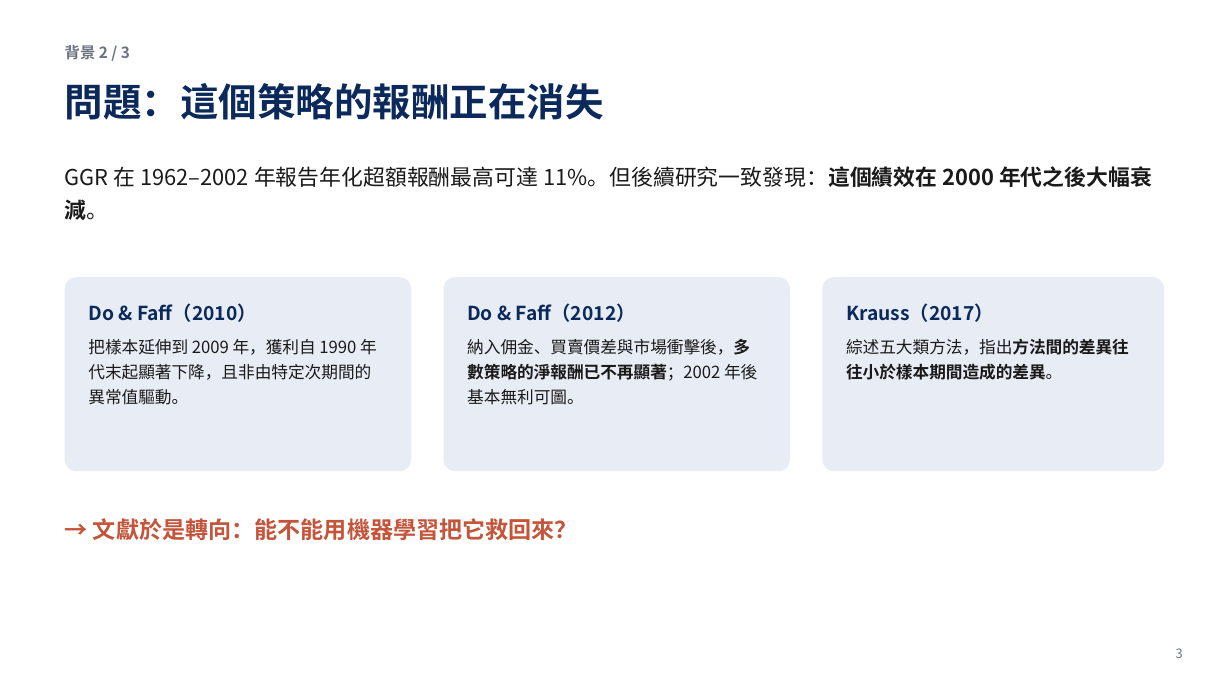
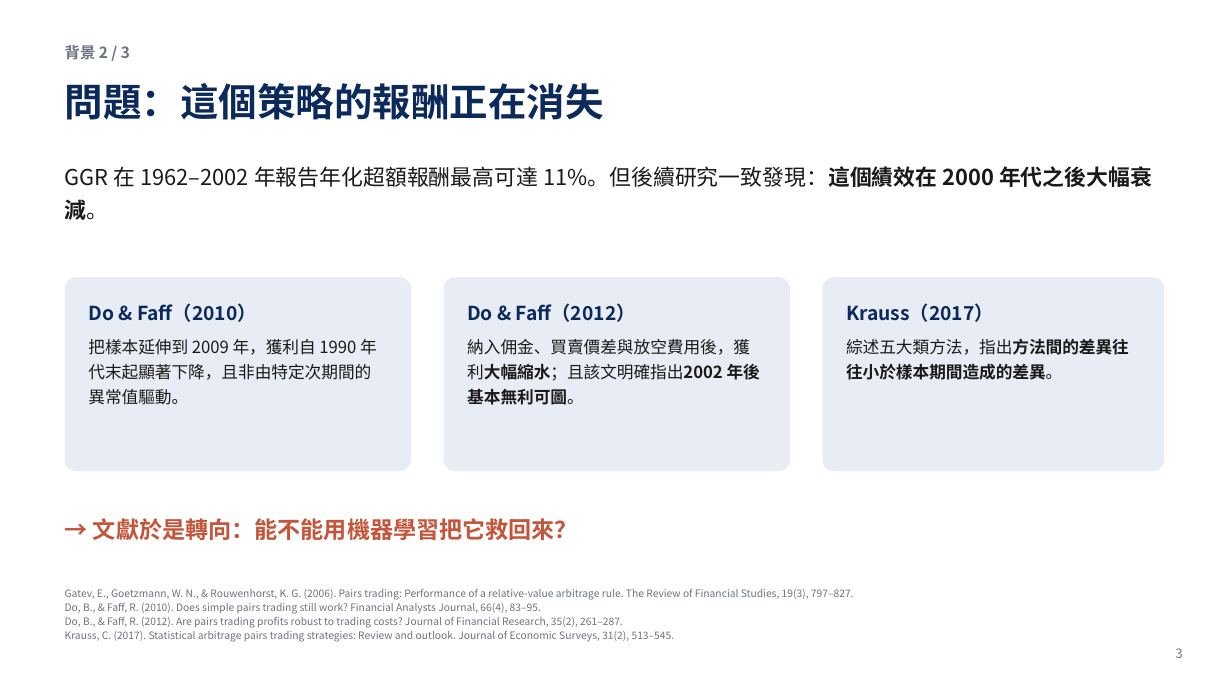
Before and after one commit to LerajieAsta/pairtrade_trainingproject, a slide deck: slide 3 of thesis/口試簡報.pptx. Drawn at 1232x693 pixels with LibreOffice and Linux fonts; fonts in the diff are those of the drawing. Boxes give left, top, right and bottom in pixels: in the first picture for what was removed or moved away, otherwise in the second. Text is boxed around its words. In the diff, an @@ line names an element or a change of style, - is before the commit and + after.

```diff
--- a/thesis/口試簡報.pptx
+++ b/thesis/口試簡報.pptx
@@ text in rounded rectangle at (467,339,760,405): text changed @@
-納入佣金、買賣價差與市場衝擊後，多數策略的淨報酬已不再顯著；2002 年後基本無利可圖。
+納入佣金、買賣價差與放空費用後，獲利大幅縮水；且該文明確指出2002 年後基本無利可圖。
@@ text added at (65,589,854,642), 8 pt, text #6B7280 @@
+Gatev, E., Goetzmann, W. N., & Rouwenhorst, K. G. (2006). Pairs trading: Performance of a relative-value arbitrage rule. The Review of Financial Studies, 19(3), 797–827.
+Do, B., & Faff, R. (2010). Does simple pairs trading still work? Financial Analysts Journal, 66(4), 83–95.
+Do, B., & Faff, R. (2012). Are pairs trading profits robust to trading costs? Journal of Financial Research, 35(2), 261–287.
+Krauss, C. (2017). Statistical arbitrage pairs trading strategies: Review and outlook. Journal of Economic Surveys, 31(2), 513–545.
```
Also in this commit, not shown: 10 other slides changed, 1 other file.
